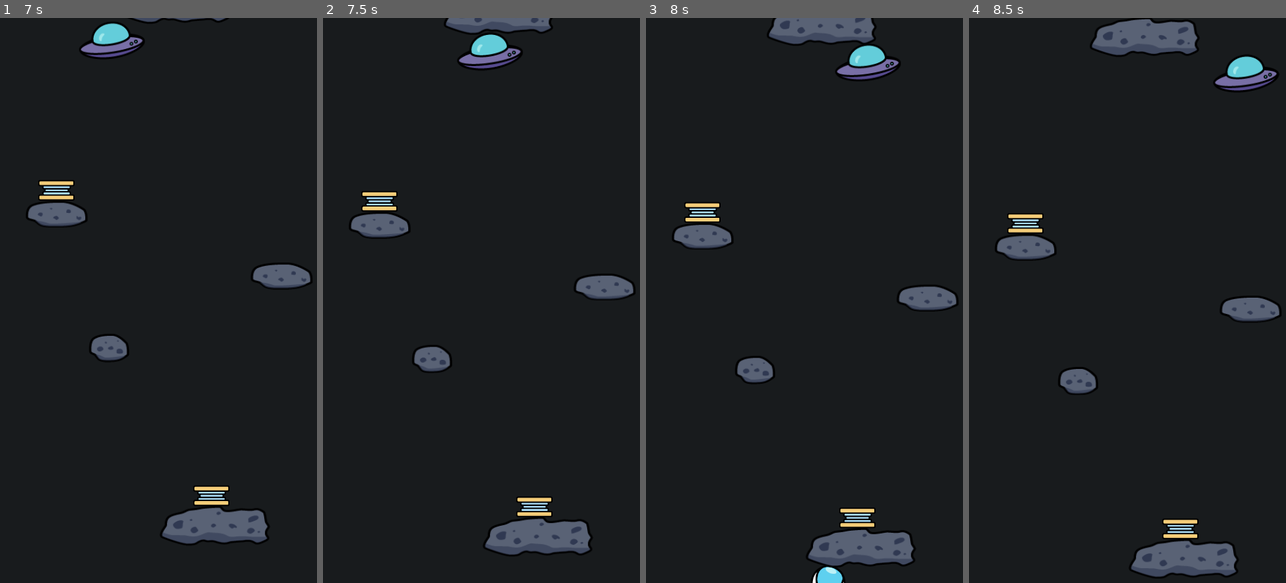
Above: before the commit, frames 1-4 (left to right).
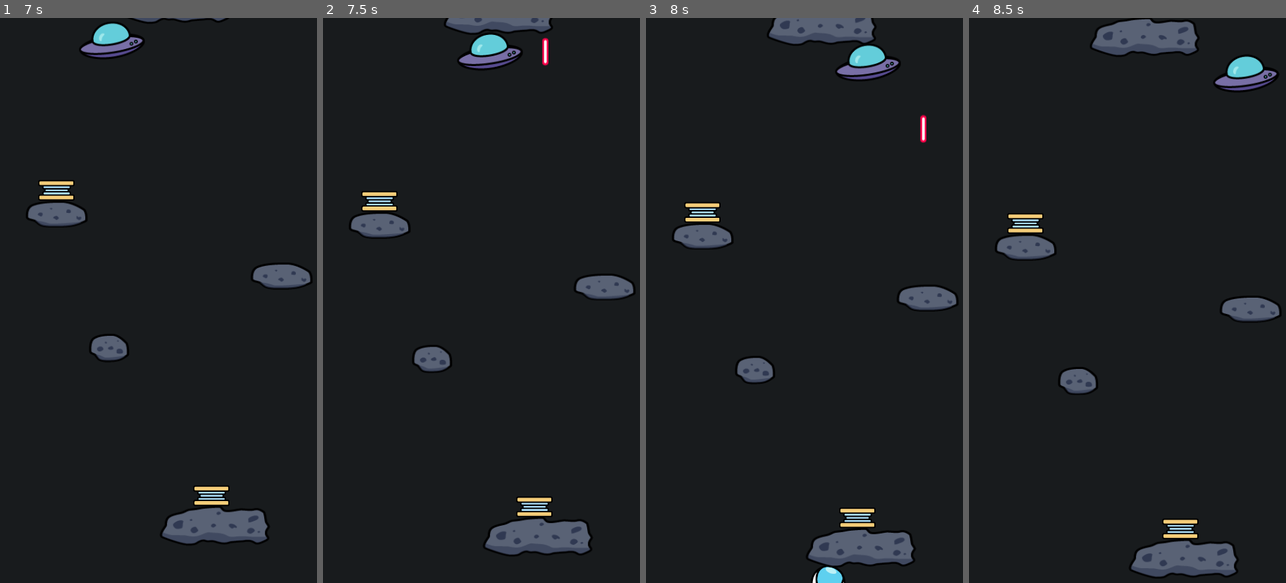
Above: after the commit, the same moments.

Repository: anyu/space-escape
Game: Godot game, scene res://scenes/World.tscn
Same seed, same stepped clock (60 frames per second), same inputs: the game is played once before the commit and once after it.
Inputs:
- Up to frame 1 (7 s): hold D (move_right) 0.53-2.03 s; tap Space (jump) at 0.77, 1.52, 3.02, 3.77, 4.52, 6.02, 6.77 s; hold A (move_left) 2.03-2.78 s; hold D (move_right) 2.78-4.28 s; hold A (move_left) 4.28-5.03 s; hold D (move_right) 5.03-5.78 s; hold A (move_left) from 5.78 s (still down)
- Up to frame 2 (7.5 s): release A (move_left) at 7.28 s; hold D (move_right) from 7.28 s (still down)
- Up to frame 3 (8 s): keep holding D (move_right); tap Space (jump) at 7.52 s
- Up to frame 4 (8.5 s): keep holding D (move_right)

Frame 1 is identical in both runs. In frame 2, 0.1% of the frame differs, in the area x 69-72%, y 3-9%; in frame 3, 0.1%, in the area x 86-89%, y 17-23%; in frame 4, nothing differs.

Commit message:
wip laser coming down but position off

Diff:
--- a/project.godot
+++ b/project.godot
@@ -84,7 +84,7 @@
 2d_physics/layer_1="environment"
 2d_physics/layer_2="player"
 2d_physics/layer_3="springs"
-2d_physics/layer_4="meteroids"
+2d_physics/layer_4="lasers"
 
 [physics]
 
--- /dev/null
+++ b/scenes/GameOver.gd
@@ -0,0 +1,11 @@
+extends Popup
+
+
+var gameOverLabel
+
+
+func _ready():
+	gameOverLabel = $GameOver
+
+func show_game_over():
+	gameOverLabel.text = "Game Over"
--- /dev/null
+++ b/scenes/Laser.tscn
@@ -0,0 +1,27 @@
+[gd_scene load_steps=4 format=2]
+
+[ext_resource path="res://images/laser.png" type="Texture" id=1]
+[ext_resource path="res://scripts/Laser.gd" type="Script" id=2]
+
+[sub_resource type="CapsuleShape2D" id=1]
+radius = 7.0
+height = 50.0
+
+[node name="Laser" type="Area2D"]
+light_mask = 2
+script = ExtResource( 2 )
+
+[node name="Sprite" type="Sprite" parent="."]
+scale = Vector2( 2, 2 )
+texture = ExtResource( 1 )
+
+[node name="VisibilityNotifier2D" type="VisibilityNotifier2D" parent="."]
+position = Vector2( 16, 71 )
+scale = Vector2( 0.9, 0.3 )
+
+[node name="CollisionShape2D" type="CollisionShape2D" parent="."]
+position = Vector2( 1, -1 )
+shape = SubResource( 1 )
+
+[connection signal="body_entered" from="." to="." method="_on_Laser_body_entered"]
+[connection signal="screen_exited" from="VisibilityNotifier2D" to="." method="_on_VisibilityNotifier2D_screen_exited"]
--- a/scenes/Ufo.tscn
+++ b/scenes/Ufo.tscn
@@ -21,4 +21,10 @@
 scale = Vector2( 1.31178, 1.31178 )
 polygon = PoolVector2Array( 18.5, -27.9, 30.5, -17.9, 30.5, -15.3, 30.9, -14, 36, -14, 50.5, -6.3, 50.5, 10, 36.2, 22,  …(191 unchanged characters)…
 
+[node name="FiringPosition" type="Node2D" parent="."]
+
+[node name="LaserTimer" type="Timer" parent="."]
+wait_time = 0.5
+
 [connection signal="screen_exited" from="VisibilityNotifier2D" to="." method="_on_VisibilityNotifier2D_screen_exited"]
+[connection signal="timeout" from="LaserTimer" to="." method="_on_LaserTimer_timeout"]
--- a/scenes/World.tscn
+++ b/scenes/World.tscn
@@ -13,6 +13,7 @@
 [ext_resource path="res://scenes/Ufo.tscn" type="PackedScene" id=11]
 [ext_resource path="res://scripts/UFOPath.gd" type="Script" id=12]
 [ext_resource path="res://audio/falling.mp3" type="AudioStream" id=13]
+[ext_resource path="res://scenes/Laser.tscn" type="PackedScene" id=14]
 
 [sub_resource type="Curve2D" id=14]
 _data = {
@@ -22,6 +23,7 @@
 [node name="World" type="Node2D"]
 script = ExtResource( 8 )
 ufo_scene = ExtResource( 11 )
+laser_scene = ExtResource( 14 )
 
 [node name="Player" parent="." instance=ExtResource( 2 )]
 position = Vector2( 350, 1156 )
--- /dev/null
+++ b/scripts/Laser.gd
@@ -0,0 +1,13 @@
+extends Area2D
+
+export var speed = 300
+
+func _physics_process(delta):
+	position.y += speed * delta
+
+func _on_VisibilityNotifier2D_screen_exited():
+	queue_free()
+
+func _on_Laser_body_entered(body):
+	if body.name == "player":
+		print("hit player")
--- a/scripts/UFO.gd
+++ b/scripts/UFO.gd
@@ -1,8 +1,25 @@
 extends Area2D
 var speed = 250
 
+var laser_scene = preload("res://scenes/Laser.tscn")
+onready var sprite = $Sprite
+#
+func _ready():
+#	shoot()
+	$LaserTimer.start()
+
 func _process(delta):
-	position.x += speed * delta
+	global_position.x += speed * delta
 
 func _on_VisibilityNotifier2D_screen_exited():
 	queue_free()
+
+#func shoot():
+#	var laser = laser_scene.instance()
+#	laser.global_position = global_position
+#	add_child(laser)
+
+func _on_LaserTimer_timeout():
+	var laser = laser_scene.instance()
+	laser.global_position = global_position
+	add_child(laser)
--- a/scripts/World.gd
+++ b/scripts/World.gd
@@ -1,6 +1,7 @@
 extends Node2D
 
 export(PackedScene) var ufo_scene
+export(PackedScene) var laser_scene
 
 onready var camera = get_node("Camera2D")
 
Binary file added: images/laser.png
Not shown: 1 places in scenes/World.tscn that only renumber resources
